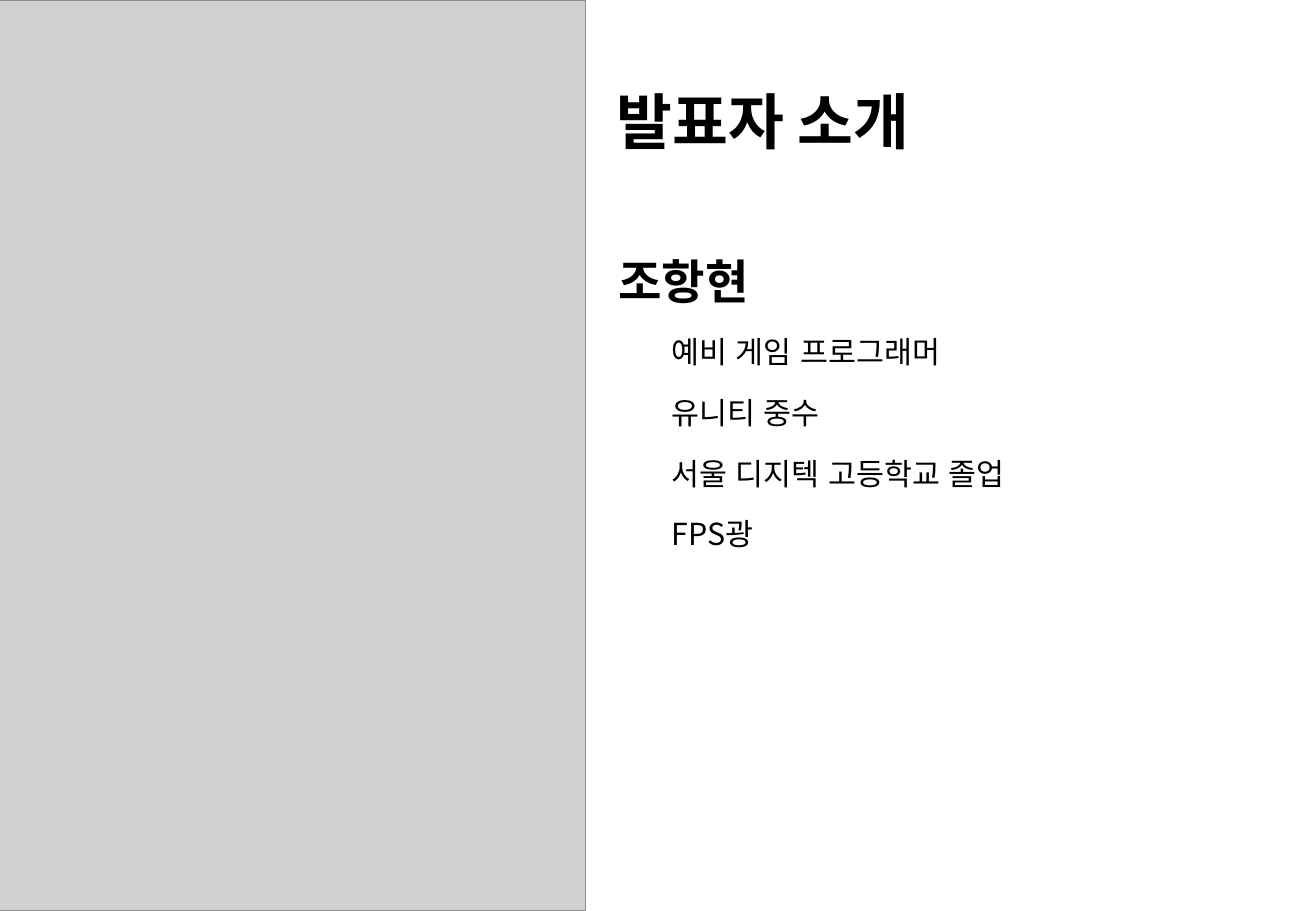
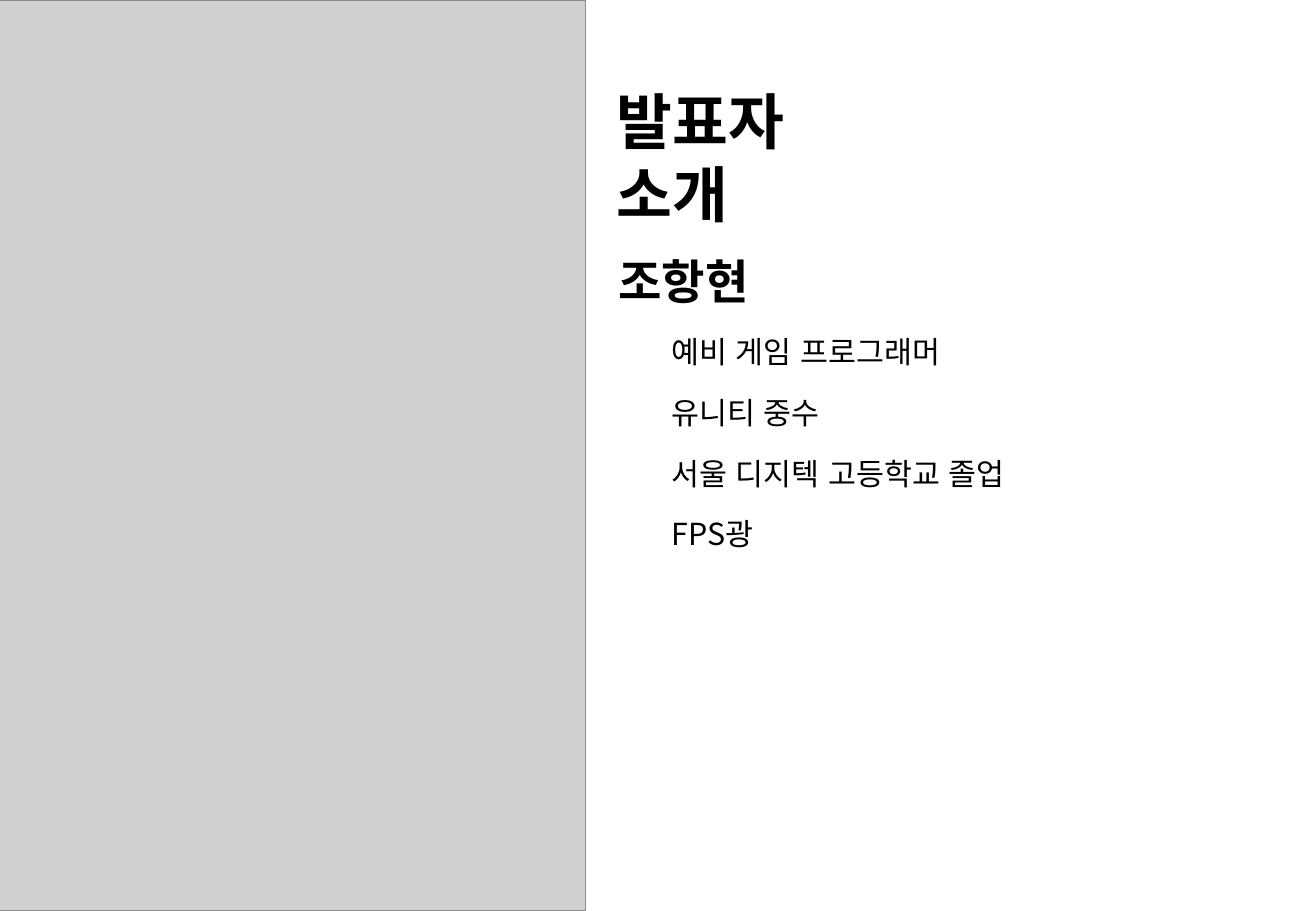
Before and after one commit to Hanghyeon/SQUARE, a slide deck: slide 3 of User_OtherFiles/포폴 발표 준비/2017_NCIA.pptx. Drawn at 1316x911 pixels with LibreOffice and Linux fonts; fonts in the diff are those of the drawing; grey boxes stand for pictures. Boxes give left, top, right and bottom in pixels: in the first picture for what was removed or moved away, otherwise in the second. Text is boxed around its words. In the diff, an @@ line names an element or a change of style, - is before the commit and + after.

```diff
--- a/User_OtherFiles/포폴 발표 준비/2017_NCIA.pptx
+++ b/User_OtherFiles/포폴 발표 준비/2017_NCIA.pptx
@@ text "발표자 소개" rewrapped from [617, 93, 910, 150] to [617, 93, 785, 223] @@
```
Also in this commit, not shown: 2 other slides changed, 25 slides added, 8 slides removed, 19 other files.
